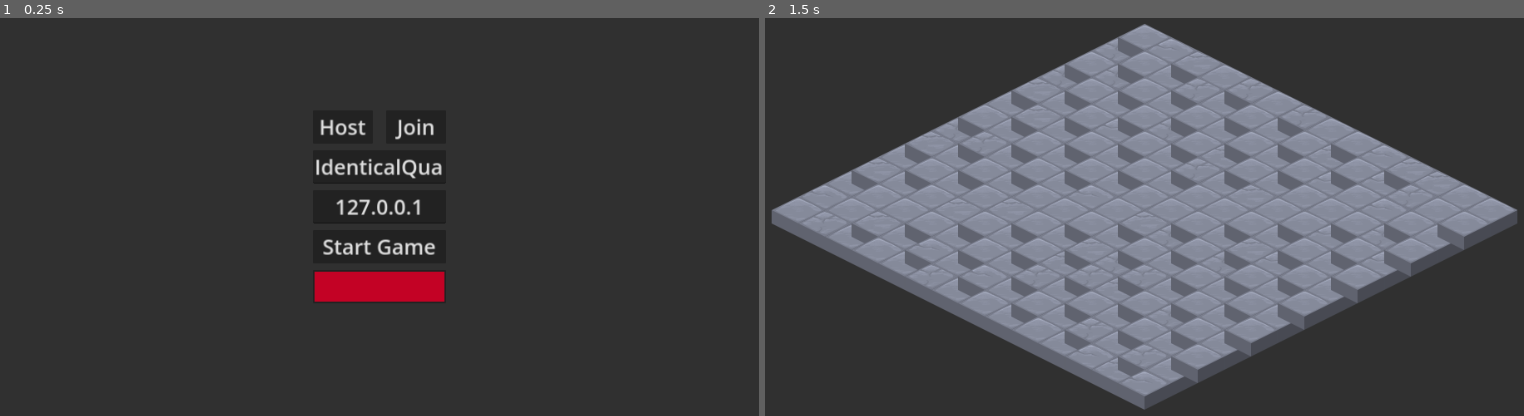
Above: before the commit, frames 1-2 (left to right).
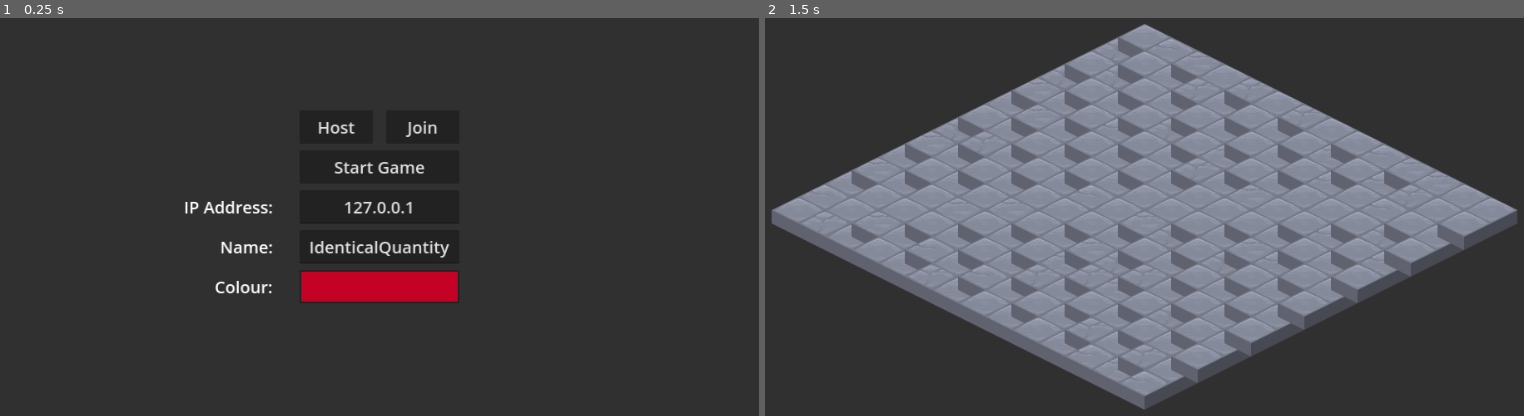
Above: after the commit, the same moments.

Repository: Apoc182/02_multiplayer
Game: Godot game, scene res://menu.tscn
The game is run twice, just before and just after one commit, with the same random seed, the same clock (stepped at 60 frames per second) and the same inputs.
Inputs:
- Up to frame 1 (0.25 s): no input
- Up to frame 2 (1.5 s): click "Start Game" at 0.5 s; tap Enter at 1.25 s; hold Right (move_right) from 1.28 s (still down); tap F (action) at 1.35 s

The runs differ from the first frame. In frame 1, 2.1% of the frame differs, in the area x 24-61%, y 25-72%; in frame 2, nothing differs.

Commit message:
Beautify menu

Diff:
--- a/02_multiplayer/menu.tscn
+++ b/02_multiplayer/menu.tscn
@@ -15,59 +15,92 @@
 
 [node name="HostGame" type="Button" parent="."]
 layout_mode = 0
-offset_left = 800.0
+offset_left = 768.0
 offset_top = 304.0
 offset_right = 944.0
 offset_bottom = 384.0
-theme_override_font_sizes/font_size = 50
+theme_override_font_sizes/font_size = 40
 text = "Host"
 
 [node name="JoinGame" type="Button" parent="."]
 layout_mode = 0
 offset_left = 976.0
 offset_top = 304.0
-offset_right = 1120.0
+offset_right = 1152.0
 offset_bottom = 384.0
-theme_override_font_sizes/font_size = 50
+theme_override_font_sizes/font_size = 40
 text = "Join"
 
 [node name="StartGame" type="Button" parent="."]
 layout_mode = 0
-offset_left = 800.0
-offset_top = 592.0
-offset_right = 1120.0
-offset_bottom = 672.0
-theme_override_font_sizes/font_size = 50
+offset_left = 768.0
+offset_top = 400.0
+offset_right = 1152.0
+offset_bottom = 480.0
+theme_override_font_sizes/font_size = 40
 text = "Start Game"
 
 [node name="Name" type="LineEdit" parent="."]
 layout_mode = 0
-offset_left = 800.0
-offset_top = 400.0
-offset_right = 1120.0
-offset_bottom = 480.0
-theme_override_font_sizes/font_size = 50
+offset_left = 768.0
+offset_top = 592.0
+offset_right = 1152.0
+offset_bottom = 672.0
+theme_override_font_sizes/font_size = 40
 placeholder_text = "Your name"
 alignment = 1
 
 [node name="Address" type="LineEdit" parent="."]
 layout_mode = 0
-offset_left = 800.0
+offset_left = 768.0
 offset_top = 496.0
-offset_right = 1120.0
+offset_right = 1152.0
 offset_bottom = 576.0
-theme_override_font_sizes/font_size = 50
+theme_override_font_sizes/font_size = 40
 text = "127.0.0.1"
 placeholder_text = "IP Address"
 alignment = 1
 
 [node name="ColorPickerButton" type="ColorPickerButton" parent="."]
 layout_mode = 0
-offset_left = 800.0
+offset_left = 768.0
 offset_top = 688.0
-offset_right = 1120.0
+offset_right = 1152.0
 offset_bottom = 768.0
 color = Color(0.301961, 0.14902, 0.537255, 1)
+
+[node name="Label" type="Label" parent="."]
+layout_mode = 0
+offset_left = 384.0
+offset_top = 496.0
+offset_right = 704.0
+offset_bottom = 576.0
+theme_override_font_sizes/font_size = 40
+text = "IP Address:"
+horizontal_alignment = 2
+vertical_alignment = 1
+
+[node name="Label2" type="Label" parent="."]
+layout_mode = 0
+offset_left = 384.0
+offset_top = 592.0
+offset_right = 704.0
+offset_bottom = 672.0
+theme_override_font_sizes/font_size = 40
+text = "Name:"
+horizontal_alignment = 2
+vertical_alignment = 1
+
+[node name="Label3" type="Label" parent="."]
+layout_mode = 0
+offset_left = 384.0
+offset_top = 688.0
+offset_right = 704.0
+offset_bottom = 768.0
+theme_override_font_sizes/font_size = 40
+text = "Colour:"
+horizontal_alignment = 2
+vertical_alignment = 1
 
 [connection signal="pressed" from="HostGame" to="." method="_on_host_game_pressed"]
 [connection signal="pressed" from="JoinGame" to="." method="_on_join_game_pressed"]
--- a/02_multiplayer/project.godot
+++ b/02_multiplayer/project.godot
@@ -24,6 +24,7 @@
 window/size/viewport_width=960
 window/size/viewport_height=540
 window/size/resizable=false
+window/size/borderless=true
 window/stretch/scale=0.5
 
 [input]
